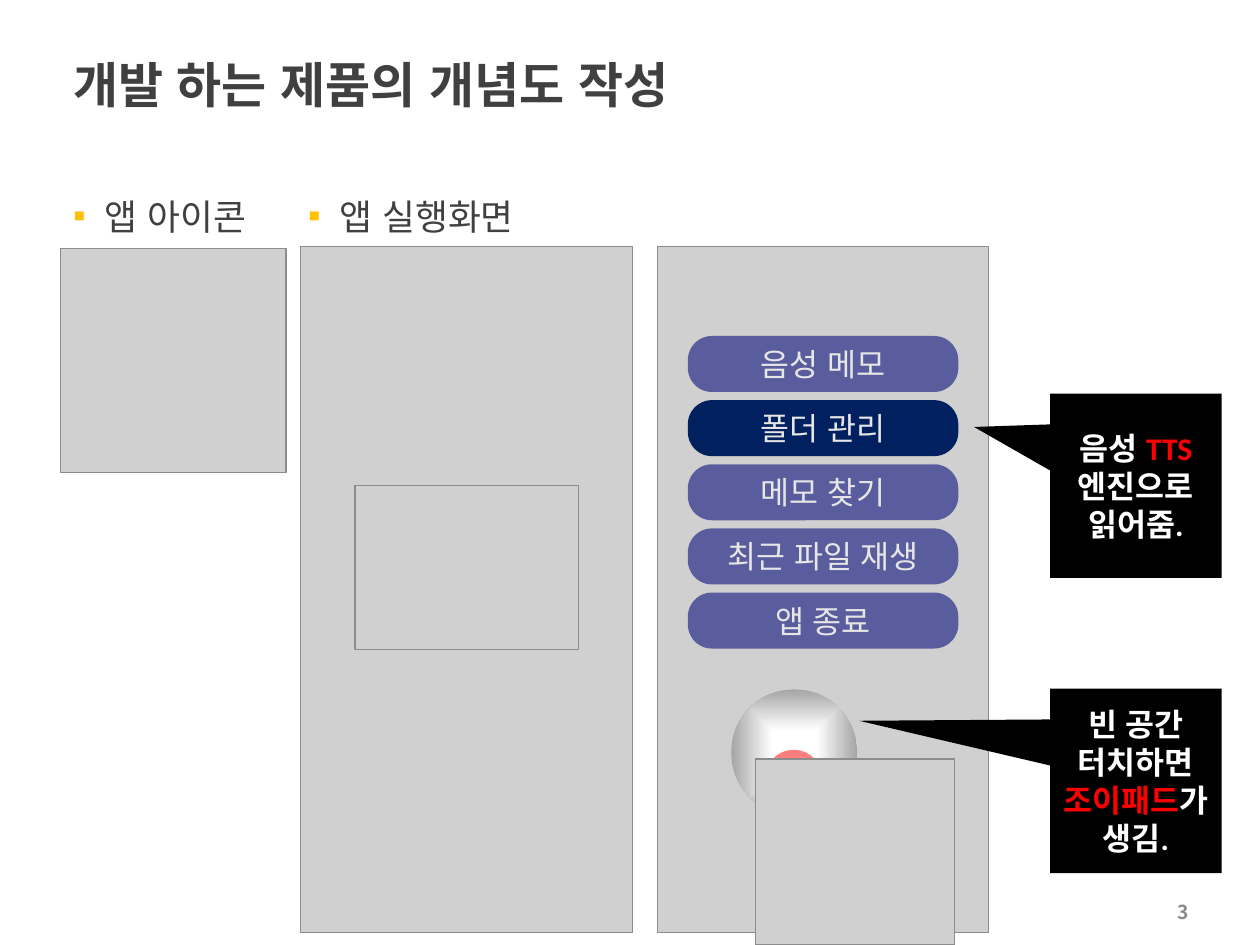
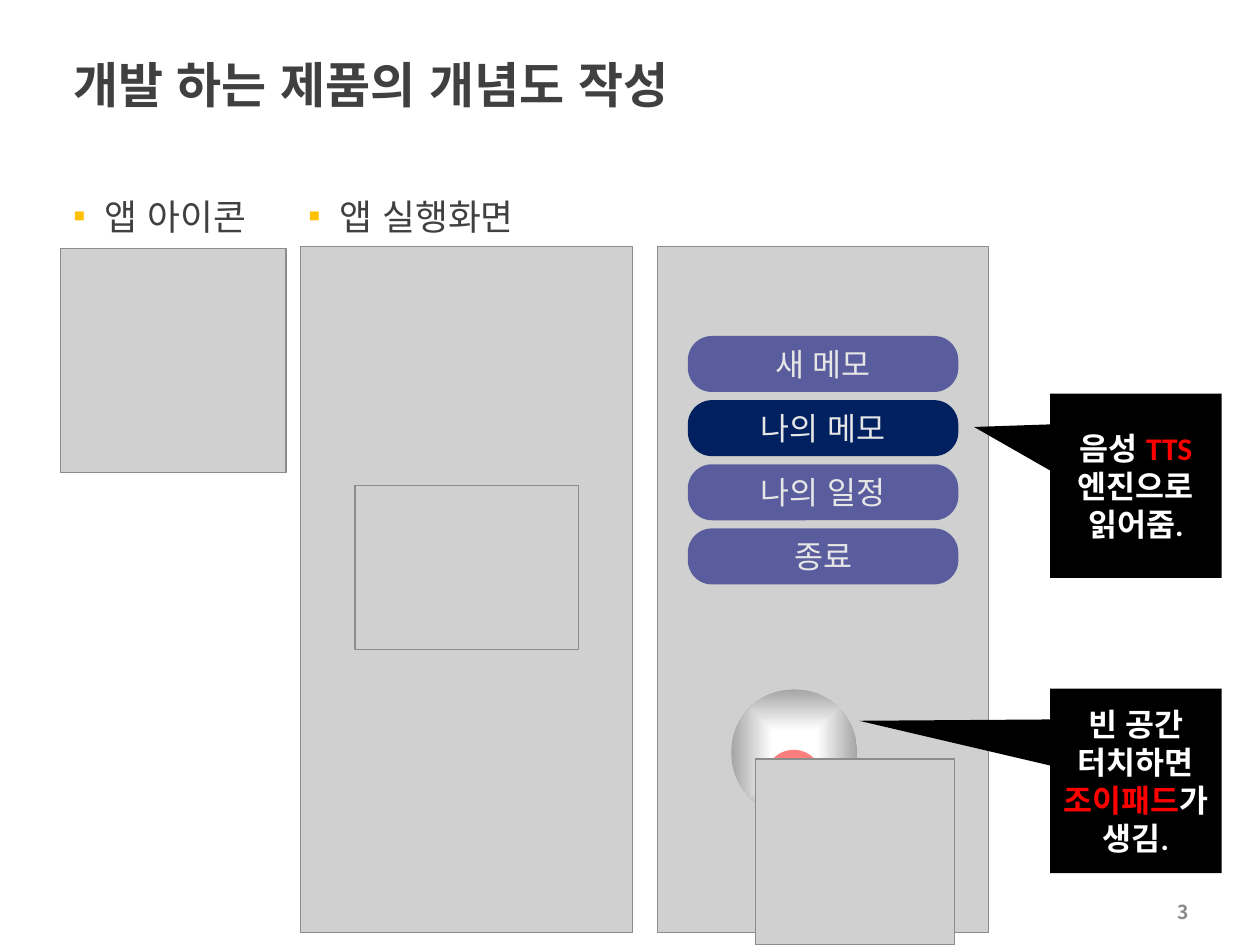
Before and after one commit to choisinho/capstone1, a slide deck: slide 3 of 2022-2-PreCapstoneDesign-최종보고서.pptx. Drawn at 1260x945 pixels with LibreOffice and Linux fonts; fonts in the diff are those of the drawing; grey boxes stand for pictures; background and template pictures are left out. Boxes give left, top, right and bottom in pixels: in the first picture for what was removed or moved away, otherwise in the second. Text is boxed around its words. In the diff, an @@ line names an element or a change of style, - is before the commit and + after.

```diff
--- a/2022-2-PreCapstoneDesign-최종보고서.pptx
+++ b/2022-2-PreCapstoneDesign-최종보고서.pptx
@@ text in rounded rectangle at <box>775,350,871,379</box>: text changed @@
-음성 메모
+새 메모
@@ text in rounded rectangle at <box>761,414,885,443</box>: text changed @@
-폴더 관리
+나의 메모
@@ text in rounded rectangle at <box>761,478,885,507</box>: text changed @@
-메모 찾기
+나의 일정
@@ text in rounded rectangle at <box>794,543,852,571</box>: text changed @@
-최근 파일 재생
+종료
@@ rounded rectangle removed at <box>688,592,959,648</box> @@
-앱 종료
```
Also in this commit, not shown: 2 other slides changed, 10 slides added, 2 slides removed, 1 other file.
